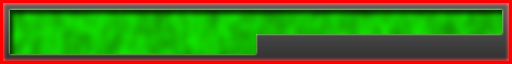
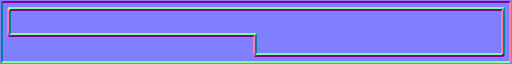
Comparing the layer stacks of the two 512×64 images. Changes:
hid "Ebene 3" over [0,0,512,64]
added layer "Ebene 5" above "Ebene 1" over [0,0,512,64]
hid "Ebene 1", painted on it over [0,0,512,64]
hid "Ebene 2", moved it above "Ebene 4" over [0,0,512,64]
hid "Ebene 0" over [0,0,512,64]
